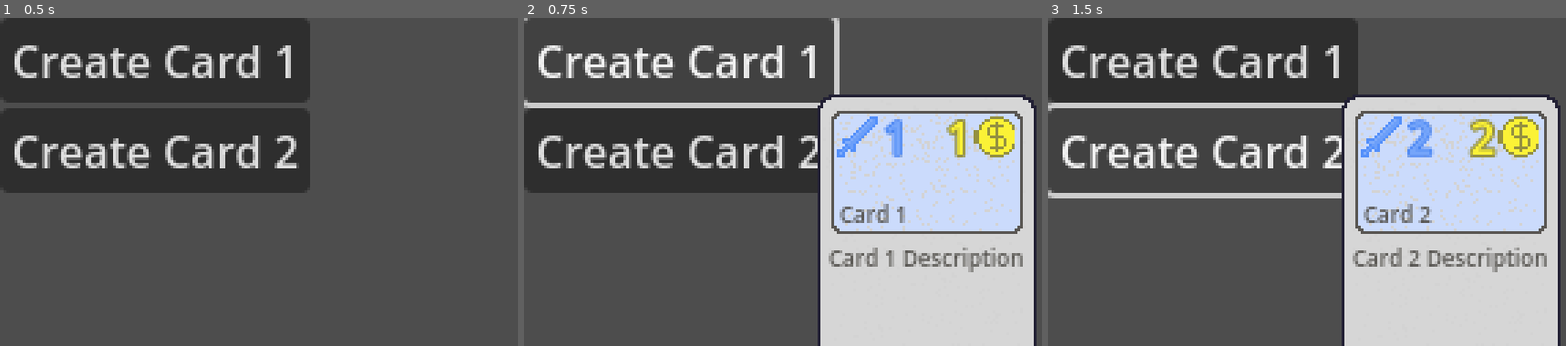
Above: before the commit, frames 1-3 (left to right).
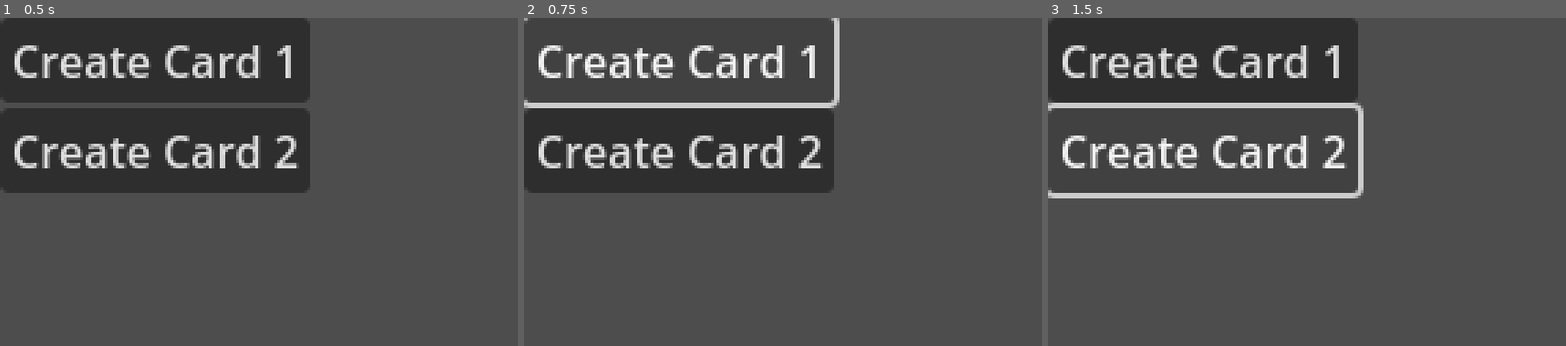
Above: after the commit, the same moments.

Repository: zcbntr/bucinum
Game: Godot game, scene res://scenes/deck_and_hand.tscn
Same seed, same stepped clock (60 frames per second), same inputs: the game is played once before the commit and once after it.
Inputs:
- Up to frame 1 (0.5 s): no input
- Up to frame 2 (0.75 s): click "Create Card 1" at 0.5 s
- Up to frame 3 (1.5 s): click "Create Card 2" at 1.25 s

Frame 1 is identical in both runs. In frame 2, 31% of the frame differs, in the area x 56-99%, y 23-100%; in frame 3, 31%.
Error after the commit: Cannot call method 'get_text' on a null value. (res://scripts/card.gd:45)

Commit message:
Add card positioning

Diff:
--- a/scenes/deck_and_hand.tscn
+++ b/scenes/deck_and_hand.tscn
@@ -1,14 +1,16 @@
-[gd_scene load_steps=2 format=3 uid="uid://pa0j5wu1w7du"]
+[gd_scene load_steps=3 format=3 uid="uid://pa0j5wu1w7du"]
 
 [ext_resource type="Script" path="res://scripts/deck_and_hand.gd" id="1_fdv7r"]
+[ext_resource type="PackedScene" uid="uid://dy07wyrkm50l" path="res://scenes/hand.tscn" id="2_dkyec"]
 
 [node name="DeckAndHand" type="Node2D"]
 script = ExtResource("1_fdv7r")
 
 [node name="CanvasLayer" type="CanvasLayer" parent="."]
 
-[node name="Spawn" type="Node2D" parent="CanvasLayer"]
-position = Vector2(147, 92)
+[node name="Hand" parent="CanvasLayer" instance=ExtResource("2_dkyec")]
+position = Vector2(412, 110)
+max_card_spread_angle = 5.0
 
 [node name="CreateCard1Button" type="Button" parent="."]
 offset_right = 113.0
--- /dev/null
+++ b/scenes/hand.tscn
@@ -0,0 +1,14 @@
+[gd_scene load_steps=4 format=3 uid="uid://dy07wyrkm50l"]
+
+[ext_resource type="Script" path="res://scripts/hand.gd" id="1_7xxif"]
+[ext_resource type="Script" path="res://scripts/card.gd" id="1_21617"]
+
+[sub_resource type="CircleShape2D" id="CircleShape2D_kacww"]
+radius = 1000.0
+
+[node name="Hand" type="Node2D"]
+script = ExtResource("1_7xxif")
+
+[node name="DebugCircle" type="CollisionShape2D" parent="."]
+shape = SubResource("CircleShape2D_kacww")
+script = ExtResource("1_21617")
--- a/scripts/card.gd
+++ b/scripts/card.gd
@@ -14,28 +14,47 @@
 
 # Called when the node enters the scene tree for the first time.
 func _ready() -> void:
-	set_card_cost(card_cost)
-	set_card_damage(card_damage)
-	set_card_name(card_name)
-	set_card_description(card_description)
+	set_values(card_name, card_description, card_cost, card_damage)
 	visible = false
+
+func set_values(_name: String, _description: String, _cost: int, _damage: int) -> void:
+	card_name = _name
+	card_description = _description
+	card_cost = _cost
+	card_damage = _damage
+	update_card_graphics()
 
 func set_card_name(_name: String) -> void:
 	card_name = _name
-	name_lbl.set_text(_name)
+	update_card_graphics()
 
 func set_card_cost(_cost: int) -> void:
 	card_cost = _cost
-	cost_lbl.set_text(str(_cost))
+	update_card_graphics()
 
 func set_card_damage(_damage: int) -> void:
 	card_damage = _damage
-	damage_lbl.set_text(str(_damage))
+	update_card_graphics()
 
 func set_card_description(_description: String) -> void:
 	card_description = _description
-	description_lbl.set_text(_description)
+	update_card_graphics
+
+# Syncs the card's graphics with the card's data
+func update_card_graphics() -> void:
+	if cost_lbl.get_text() != str(card_cost):
+		cost_lbl.set_text(str(card_cost))
+
+	if damage_lbl.get_text() != str(card_damage):
+		damage_lbl.set_text(str(card_damage))
+
+	if name_lbl.get_text() != card_name:
+		name_lbl.set_text(card_name)
+
+	if description_lbl.get_text() != card_description:
+		description_lbl.set_text(card_description)
+	visible = true
 
 # Called every frame. 'delta' is the elapsed time since the previous frame.
 func _process(delta: float) -> void:
-	pass
+	update_card_graphics()
--- a/scripts/deck_and_hand.gd
+++ b/scripts/deck_and_hand.gd
@@ -2,6 +2,7 @@
 
 @onready var card_scene: PackedScene = preload("res://scenes/card.tscn")
 @onready var spawn_point = $CanvasLayer/Spawn
+@onready var hand: Hand = $CanvasLayer/Hand
 
 # Called when the node enters the scene tree for the first time.
 func _ready() -> void:
@@ -15,12 +16,7 @@
 
 func _on_create_card_1_button_pressed() -> void:
 	var card = card_scene.instantiate()
-	spawn_point.add_child(card)
-	card.set_card_name("Card 1")
-	card.set_card_cost(1)
-	card.set_card_damage(1)
-	card.set_card_description("Card 1 Description")
-	card.visible = true
+	hand.add_card(card)
 
 
 
--- /dev/null
+++ b/scripts/hand.gd
@@ -0,0 +1,50 @@
+@tool
+class_name Hand extends Node2D
+
+@export var hand_radius: int = 1000
+# Cards only spread in 25 degree arc
+@export var angle_limit: float = 25
+# Max spread between cards - smaller gives more overlap in smaller decks
+@export var max_card_spread_angle: float = 2.5
+
+@onready var collision_shape: CollisionShape2D = $DebugCircle
+
+var hand: Array = []
+
+# Physically add card to hand, positionally sort cards
+func add_card(_card: Card):
+	hand.push_back(_card)
+
+func remove_card(_index: int) -> Card:
+	var removing_card = hand[_index]
+	hand.remove_at(_index)
+	remove_child(removing_card)
+	reposition_cards()
+	return removing_card
+
+func reposition_cards():
+	var card_spread = min(angle_limit / hand.size(), max_card_spread_angle)
+	var current_angle = -(card_spread * hand.size() - 1) / 2 - 90
+	for card in hand:
+		_update_card_transform(card, current_angle)
+		current_angle += card_spread
+
+func get_card_position(_angle_in_deg: float) -> Vector2:
+	var x: float = hand_radius * cos(deg_to_rad(_angle_in_deg))
+	var y: float = hand_radius * sin(deg_to_rad(_angle_in_deg))
+
+	return Vector2(x, y)
+
+func _update_card_transform(card: Card, _angle_in_deg: float):
+	card.set_position(get_card_position(_angle_in_deg))
+	card.set_rotation(deg_to_rad(_angle_in_deg + 90))
+
+# Called when the node enters the scene tree for the first time.
+func _ready() -> void:
+	pass # Replace with function body.
+
+
+# Called every frame. 'delta' is the elapsed time since the previous frame.
+func _process(delta: float) -> void:
+	if (collision_shape.shape as CircleShape2D).radius != hand_radius:
+		(collision_shape.shape as CircleShape2D).set_radius(hand_radius)
